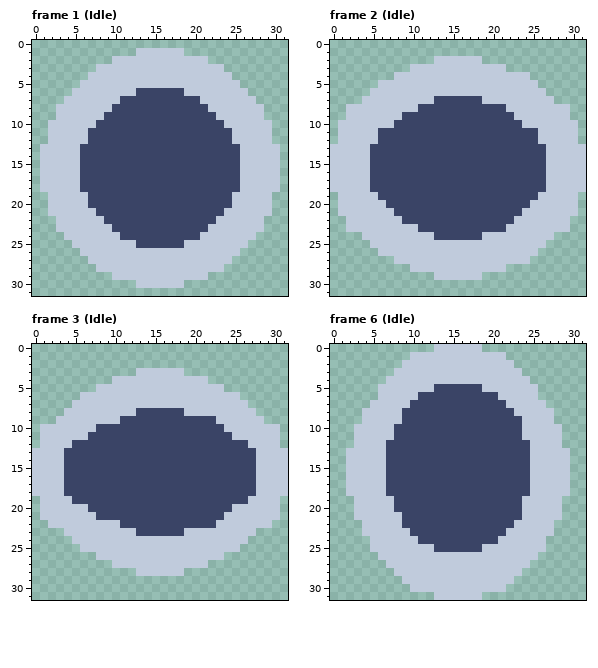
Two versions of one pixel-art file, sprites/lymphocyte.aseprite. That is the earlier state.
32x32 pixels, 8 frames. Shown: frame 1 (Idle), frame 2 (Idle), frame 3 (Idle), frame 6 (Idle). The commit also changed other frames, which this record leaves out.
After the commit:
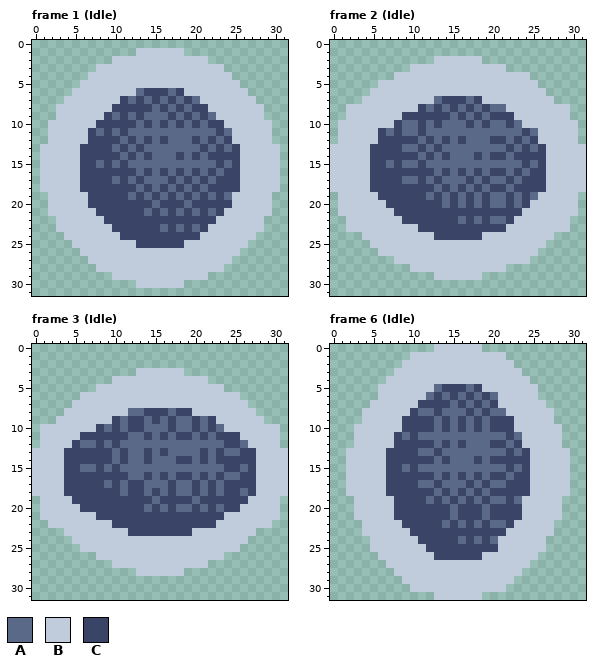
Palette (. is transparent): A #5a6988  B #c0cbdc  C #3a4466
Commit message: Detaches cancer cells instead of deleteting them + adds dithering to lymphocytes.
Diff:
Changed rows in their new state; - is an unchanged pixel.
Frame 1 (Idle), layer "Nucleus":
first column x 8:
 6 -----A---A-------
 7 ----A-A-A-A-A----
 8 -------A-A-A-----
 9 --A-A-AAA-A-A-A--
10 -----A-A-A-A-A---
11 A-A-AAAAAAAAAAA-A
12 ---A-A-A-AAA-A-A-
13 --A-A-AAAAAAA-A-A
14 ---A-A-AAA-A-A---
15 A-A-AAAAAAAAAAA-A
16 -----A-A-A-A-A-A-
17 --A-A-AAA-A-A-A--
18 -----A-A-A-A-A---
19 ----A-A-A-A-A-A-A
20 -------A---A-----
21 ------A-A-A-A-A--
23 --------A-A-A----
Frame 2 (Idle), layer "Nucleus":
first column x 7:
 7 ------A---A--------
 8 -----A-A-A-A-AA----
 9 --------A-A-A------
10 --AA-A-AAA-A-AA-A--
11 A-AA-AAAAAAAAAAAA-A
12 ----A-A-A-AAA--A-A-
13 --AA-A-AAAAAAAA-A-A
14 ----A-A-AAA-A--A---
15 A-AA-AAAAAAAAAAAA-A
16 ------A-A-A-A--A-A-
17 --AA-A-AAA-A-AA-A--
18 ------A-A-A-A--A---
19 -----A-A-A-A-AA-A-A
20 -------A-A-A-AA-A--
22 ---------A-A-AA----
Frame 3 (Idle), layer "Nucleus":
first column x 6:
 8 ------AA---A-C-------
 9 ----CA--A-A-AA-A-----
10 ---A-A--AAA-AA-A-A---
11 C-----AA-A-A--A-A--C-
12 AA-A-AAAAAAAAAAAAA--A
13 ----A-AA-A-AAAA-A-AA-
14 ----A-AA-AAA--A-A----
15 AA-A-AAAAAAAAAAAAA--A
16 ------AA-A-A--A-A-AA-
17 ---A-A--AAA-AA-A-A---
18 -----A--A-A-AA-A-A--A
19 ---------A----A------
20 C-------A-A-AA-A-A-C-
22 ----C----------------
23 ------C------C-------
Frame 6 (Idle), layer "Nucleus":
first column x 7:
 5 ------A---A-------
 6 ----BA-A-A-A-A----
 7 ---B----A-A-A-B---
 8 --B-AA-AAA-A-AAB--
 9 ------A-A-A-A---B-
10 -B----A-A-A-A---B-
11 --A-AAAAAAAAAAA-A-
12 B-----A-A-AAA--A-B
13 ----AA-AAAAAAAA-A-
14 ------A-AAA-A-----
15 --A-AAAAAAAAAAA-A-
16 ------A-A-A-A--A--
17 ----AA-AAA-A-AA---
18 ------A-A-A-A-----
19 -----A-A-A-A-AA-A-
20 --------A---A-----
21 -C------A---A-----
22 -------A-A-A-AA---
24 ---------A-A-A----
25 -----C------CC----
26 ------CCCCCC------
Boxes around the changes in both pictures, in picture pixels (x1, y1, x2, y2):
changed: (96, 88, 232, 232)
changed: (386, 96, 538, 224)
changed: (80, 408, 248, 536)
changed: (386, 384, 530, 560)
